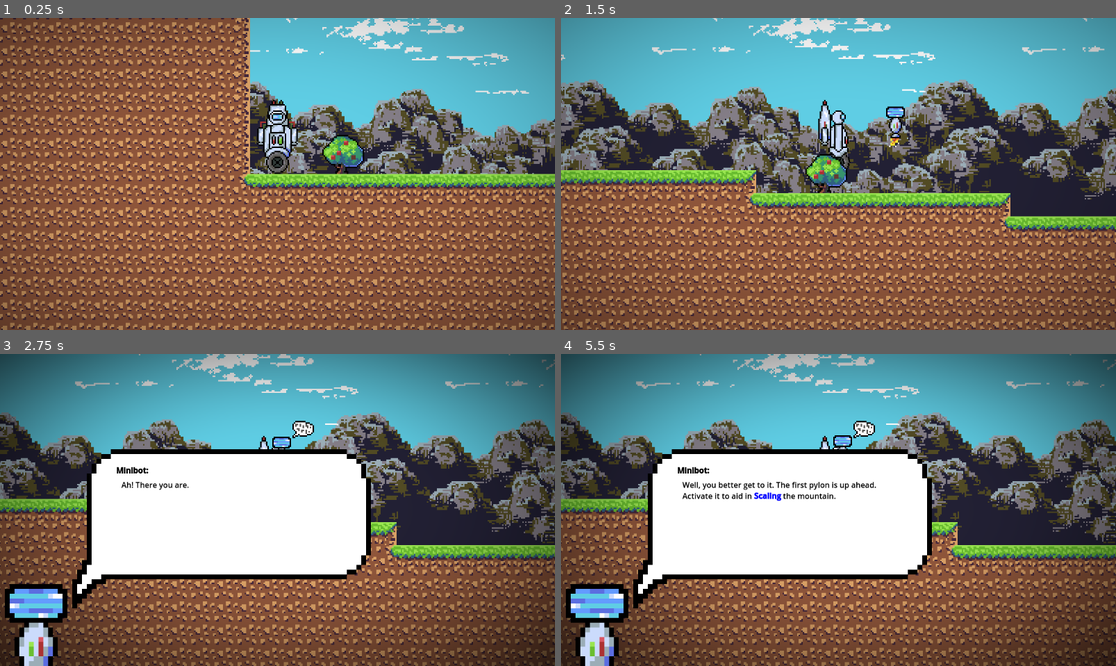
Above: before the commit, frames 1-4 (two rows, left to right).
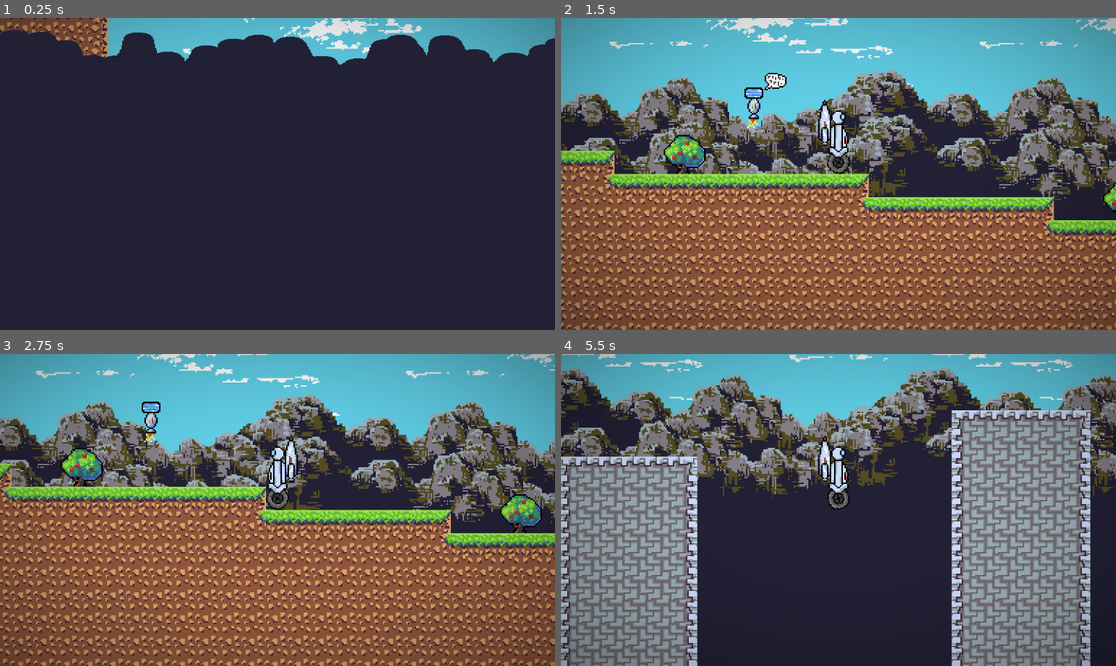
Above: after the commit, the same moments.

Repository: Hexuar/GMTK-Jam
Game: Godot game, scene res://scenes/main.tscn
Two runs of this game, one before a commit and one after it. Both use one fixed random seed, a clock stepped at 60 frames per second and the inputs below.
Inputs:
- Up to frame 1 (0.25 s): no input
- Up to frame 2 (1.5 s): tap Enter (ui_accept) at 0.5 s; hold D (Right) from 0.53 s (still down); tap Shift (Dash) at 0.6, 1.35 s; tap Space (Jump) at 0.77 s
- Up to frame 3 (2.75 s): tap Space (Jump) at 1.52 s; release D (Right) at 2.03 s; hold A (Left) from 2.03 s (still down); tap Shift (Dash) at 2.1 s
- Up to frame 4 (5.5 s): release A (Left) at 2.78 s; hold D (Right) 2.78-4.28 s; tap Shift (Dash) every 0.75 s from 2.85 to 5.1 s; tap Space (Jump) at 3.02, 3.77, 4.52 s; hold A (Left) 4.28-5.03 s; hold D (Right) from 5.03 s (still down)

The runs differ from the first frame. In frame 1, 93% of the frame differs, in the area x 0-100%, y 0-100%; in frame 2, 53%; in frame 3, 79%; in frame 4, 95%.

Commit message:
UI & Transition

Diff:
--- a/project.godot
+++ b/project.godot
@@ -13,6 +13,7 @@
 config/name="GMTK-Jam"
 run/main_scene="res://scenes/main.tscn"
 config/features=PackedStringArray("4.3", "GL Compatibility")
+boot_splash/show_image=false
 config/icon="res://icon.svg"
 
 [input]
--- a/scenes/levels/level0.tscn
+++ b/scenes/levels/level0.tscn
@@ -217,7 +217,7 @@
 tile_set = SubResource("TileSet_ptb16")
 
 [node name="SpawnLocation" type="Node2D" parent="."]
-position = Vector2(-285, -16)
+position = Vector2(-187, -16)
 
 [node name="Kill" type="Area2D" parent="."]
 position = Vector2(404, 171)
--- a/scenes/levels/level1.tscn
+++ b/scenes/levels/level1.tscn
@@ -204,8 +204,9 @@
 
 [node name="Level" type="Node2D"]
 
-[node name="SpawnLocation" type="Node2D" parent="."]
-
 [node name="TileMapLayer" type="TileMapLayer" parent="."]
 tile_map_data = PackedByteArray("AAAAAAAAAQAHAAAAAAABAAAAAQAHAAAAAAACAAAAAQAHAAAAAAADAAAAAQAHAAAAAAAEAAAAAQAHAAAAAAAFAA …(9392 unchanged characters)…
 tile_set = SubResource("TileSet_ptb16")
+
+[node name="SpawnLocation" type="Node2D" parent="."]
+position = Vector2(49, 0)
--- a/scenes/main.tscn
+++ b/scenes/main.tscn
@@ -1,22 +1,10 @@
-[gd_scene load_steps=10 format=3 uid="uid://duxs7ht4yi33t"]
+[gd_scene load_steps=6 format=3 uid="uid://duxs7ht4yi33t"]
 
 [ext_resource type="Script" path="res://scripts/main.gd" id="1_ika60"]
 [ext_resource type="Texture2D" uid="uid://dk4wym2ttoll8" path="res://assets/clouds.png" id="2_hopw3"]
 [ext_resource type="PackedScene" uid="uid://cmffx3jb2mmiq" path="res://scenes/player.tscn" id="2_m6p34"]
 [ext_resource type="Texture2D" uid="uid://ccvjcib4gmxjt" path="res://assets/mountains.png" id="3_qt7ov"]
-[ext_resource type="Texture2D" uid="uid://yhv3rx4s1fm7" path="res://assets/speech_bubble_large.png" id="6_rb4jt"]
-[ext_resource type="Shader" path="res://shaders/vignette.gdshader" id="6_u4nsd"]
-[ext_resource type="Texture2D" uid="uid://c07mr1u8j64ht" path="res://assets/minibot.png" id="6_uore6"]
-
-[sub_resource type="ShaderMaterial" id="ShaderMaterial_0wv3p"]
-shader = ExtResource("6_u4nsd")
-shader_parameter/color = null
-shader_parameter/multiplier = 0.2
-shader_parameter/softness = 1.5
-
-[sub_resource type="AtlasTexture" id="AtlasTexture_jdntu"]
-atlas = ExtResource("6_uore6")
-region = Rect2(0, 0, 16, 32)
+[ext_resource type="PackedScene" uid="uid://cldm318cfa0ww" path="res://scenes/ui.tscn" id="4_iufoy"]
 
 [node name="Main" type="Node2D"]
 script = ExtResource("1_ika60")
@@ -50,52 +38,6 @@
 texture = ExtResource("3_qt7ov")
 centered = false
 
-[node name="UI" type="CanvasLayer" parent="."]
-
-[node name="Vignette" type="ColorRect" parent="UI"]
-material = SubResource("ShaderMaterial_0wv3p")
-anchors_preset = 15
-anchor_right = 1.0
-anchor_bottom = 1.0
-grow_horizontal = 2
-grow_vertical = 2
-
-[node name="Minibot" type="TextureRect" parent="UI"]
-visible = false
-anchors_preset = 2
-anchor_top = 1.0
-anchor_bottom = 1.0
-offset_top = -210.0
-offset_right = 160.0
-offset_bottom = 110.0
-grow_vertical = 0
-texture = SubResource("AtlasTexture_jdntu")
-stretch_mode = 4
-
-[node name="Speech Bubble" type="TextureRect" parent="UI/Minibot"]
-layout_mode = 0
-offset_left = 130.0
-offset_top = -520.0
-offset_right = 770.0
-offset_bottom = 120.0
-texture = ExtResource("6_rb4jt")
-stretch_mode = 4
-
-[node name="Name" type="RichTextLabel" parent="UI/Minibot/Speech Bubble"]
-layout_mode = 0
-offset_left = 111.0
-offset_top = 312.0
-offset_right = 583.0
-offset_bottom = 338.0
-bbcode_enabled = true
-text = "[color=black][b]Minibot:[/b][/color]"
-
-[node name="Text" type="RichTextLabel" parent="UI/Minibot/Speech Bubble"]
-layout_mode = 0
-offset_left = 122.0
-offset_top = 342.0
-offset_right = 567.0
-offset_bottom = 516.0
-bbcode_enabled = true
+[node name="UI" parent="." instance=ExtResource("4_iufoy")]
 
 [node name="Player" parent="." instance=ExtResource("2_m6p34")]
--- /dev/null
+++ b/scenes/ui.tscn
@@ -0,0 +1,76 @@
+[gd_scene load_steps=8 format=3 uid="uid://cldm318cfa0ww"]
+
+[ext_resource type="Script" path="res://scripts/transition.gd" id="1_7ufv8"]
+[ext_resource type="Shader" path="res://shaders/vignette.gdshader" id="1_8vr0j"]
+[ext_resource type="Texture2D" uid="uid://c07mr1u8j64ht" path="res://assets/minibot.png" id="2_3l3eu"]
+[ext_resource type="Texture2D" uid="uid://yhv3rx4s1fm7" path="res://assets/speech_bubble_large.png" id="3_odd2l"]
+[ext_resource type="Texture2D" uid="uid://cjwdysc0lh0lq" path="res://assets/transition.png" id="4_mth1v"]
+
+[sub_resource type="ShaderMaterial" id="ShaderMaterial_hnir4"]
+shader = ExtResource("1_8vr0j")
+shader_parameter/color = null
+shader_parameter/multiplier = 0.2
+shader_parameter/softness = 1.5
+
+[sub_resource type="AtlasTexture" id="AtlasTexture_iexeg"]
+atlas = ExtResource("2_3l3eu")
+region = Rect2(0, 0, 16, 32)
+
+[node name="UI" type="CanvasLayer"]
+
+[node name="Vignette" type="ColorRect" parent="."]
+material = SubResource("ShaderMaterial_hnir4")
+anchors_preset = 15
+anchor_right = 1.0
+anchor_bottom = 1.0
+grow_horizontal = 2
+grow_vertical = 2
+
+[node name="Minibot" type="TextureRect" parent="."]
+visible = false
+anchors_preset = 2
+anchor_top = 1.0
+anchor_bottom = 1.0
+offset_top = -210.0
+offset_right = 160.0
+offset_bottom = 110.0
+grow_vertical = 0
+texture = SubResource("AtlasTexture_iexeg")
+stretch_mode = 4
+
+[node name="Speech Bubble" type="TextureRect" parent="Minibot"]
+layout_mode = 0
+offset_left = 130.0
+offset_top = -520.0
+offset_right = 770.0
+offset_bottom = 120.0
+texture = ExtResource("3_odd2l")
+stretch_mode = 4
+
+[node name="Name" type="RichTextLabel" parent="Minibot/Speech Bubble"]
+layout_mode = 0
+offset_left = 111.0
+offset_top = 312.0
+offset_right = 583.0
+offset_bottom = 338.0
+bbcode_enabled = true
+text = "[color=black][b]Minibot:[/b][/color]"
+
+[node name="Text" type="RichTextLabel" parent="Minibot/Speech Bubble"]
+layout_mode = 0
+offset_left = 122.0
+offset_top = 342.0
+offset_right = 567.0
+offset_bottom = 516.0
+bbcode_enabled = true
+
+[node name="Transition" type="TextureRect" parent="."]
+anchors_preset = 15
+anchor_right = 1.0
+anchor_bottom = 1.0
+offset_top = -247.0
+offset_bottom = 129.0
+grow_horizontal = 2
+grow_vertical = 2
+texture = ExtResource("4_mth1v")
+script = ExtResource("1_7ufv8")
--- a/scripts/main.gd
+++ b/scripts/main.gd
@@ -16,7 +16,7 @@
 
 	add_child(currentLevel)
 
-	Player.position = currentLevel.get_node("SpawnLocation").position
+	Player.position = currentLevel.get_node("SpawnLocation").position * levelScale
 
 func _ready() -> void:
 	load_level(0)
--- a/scripts/player.gd
+++ b/scripts/player.gd
@@ -19,7 +19,6 @@
 var dashTime : float = 0.0
 var floorCooldown : float = 0.0
 var _speed
-var spawnLocation = Vector2(0,0)
 
 func pause():
 	Bot.frame = 1
--- a/scripts/pylon.gd
+++ b/scripts/pylon.gd
@@ -7,9 +7,10 @@
 		body.pause()
 		$AnimatedSprite2D.play()
 
-		await get_tree().create_timer(1).timeout
+		var world = get_parent().get_parent()
+		world.get_node("UI/Transition").animate = true
 
-		var world = get_parent().get_parent()
+		await get_tree().create_timer(1.2).timeout
 		world.load_level(goToLevel)
-		body.position = body.spawnLocation
+
 		body.resume()
--- /dev/null
+++ b/scripts/transition.gd
@@ -0,0 +1,12 @@
+extends TextureRect
+
+var transitionSpeed = 1000
+var animate : bool = true
+
+func _process(delta: float) -> void:
+	if animate:
+		position.y += transitionSpeed * delta
+
+		if position.y > size.y:
+			animate = false
+			position.y = -size.y
Binary file changed: assets/transition.png
Not shown, added: export_presets.cfg
Not shown, added: exports/linux/GMTK-Jam.pck
Not shown, added: exports/linux/GMTK-Jam.sh
Not shown, added: exports/linux/GMTK-Jam.x86_64
Not shown, added: exports/windows/GMTK-Jam.console.exe
Not shown, added: exports/windows/GMTK-Jam.exe
Not shown, added: exports/windows/GMTK-Jam.pck
